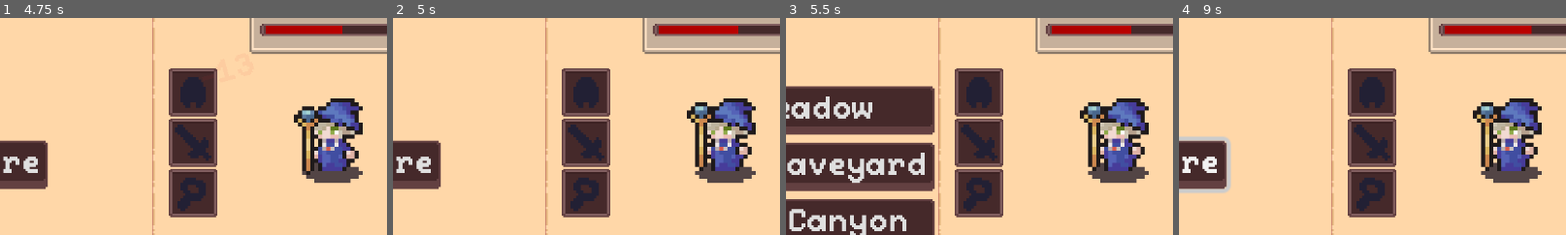
Above: before the commit, frames 1-4 (left to right).
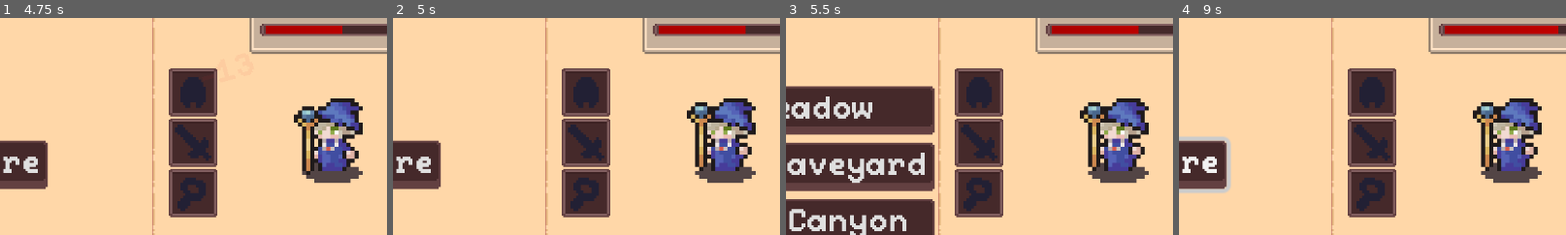
Above: after the commit, the same moments.

Repository: Blortlett/GodotIdle
Game: Godot game, scene res://Scenes/GuiNode.tscn
Same seed, same stepped clock (60 frames per second), same inputs: the game is played once before the commit and once after it.
Inputs (mouse positions are % of the whole screen's width and height, from its top left):
- Up to frame 1 (4.75 s): click "Explore" at 0.5 s; click "Sunny Meadow" at 1.25 s; click "Home" at 2 s; click "Explore" at 2.75 s; click "Decrepit Graveyard" at 3.5 s; click "Home" at 4.25 s
- Up to frame 2 (5 s): no input
- Up to frame 3 (5.5 s): click "Explore" at 5 s
- Up to frame 4 (9 s): click "Botomless Canyon" at 5.75 s; click "Home" at 6.5 s; move the mouse to (72, 45) at 7.27 s; click (72, 45) at 7.42 s; drag from (30, 55) to (45, 70) at 8.02 s; move the mouse to (60, 28) at 8.77 s; click (60, 28) at 8.92 s
The pictures show only the part of the screen within x 30-80%, y 17-67%; the shares and areas given below are measured in that part.

Frame 1 is identical in both runs. In frame 2, less than 0.1% of the frame differs, in the area x 89-92%, y 3-8%; in frame 3, less than 0.1%; in frame 4, 0.3%, in the area x 90-98%, y 3-8%.

Commit message:
Character now has heal bonus at home

Diff:
--- a/Inventory/Items/Weapons/Bows/Bow.tres
+++ b/Inventory/Items/Weapons/Bows/Bow.tres
@@ -8,8 +8,8 @@
 name = ""
 texture = ExtResource("2_ac66k")
 ItemID = 1788
-mItemType = 0
-mArmorSlot = 0
+mItemType = 1
+mArmorSlot = 6
 DamageModifier = 0.0
 MagicDamageModifier = 0.0
 DefenseModifier = 0.0
--- a/Scripts/Managers/GameManager/scrGameManager.gd
+++ b/Scripts/Managers/GameManager/scrGameManager.gd
@@ -12,6 +12,9 @@
 		DestinationMenuState.new(self),
 		ExploringState.new(self)
 	]
+
+	for state in gameStates:
+		self.add_child(state)
 
 	ChangeState(gameStates[0])
 
@@ -30,6 +33,7 @@
 
 # Simplified state implementations
 class HomeState extends GameState:
+	@onready var mCombatManager: CombatManager = get_tree().get_root().get_node("Node/CombatManager")
 	func _init(manager: GameStateManager):
 		super(manager)
 		state_type = StateType.HOME
@@ -37,9 +41,11 @@
 	func EnterState() -> void:
 		print("Entered Home State")
 		# UI is handled by signal system
+		mCombatManager.IsHome = true;
 
 	func ExitState() -> void:
 		print("Exited Home State")
+		mCombatManager.IsHome = false;
 
 class DestinationMenuState extends GameState:
 	func _init(manager: GameStateManager):
--- a/Scripts/Managers/scrCombatManager.gd
+++ b/Scripts/Managers/scrCombatManager.gd
@@ -1,8 +1,9 @@
 extends Node
 
 class_name CombatManager;
-
 # Player healing
+@export var HomeHealMult: float = 5;
+var IsHome: bool = true;
 var CharacterHealValue: float = 1;
 var CharacterHealTimerMax: float = 1;
 var CharacterHealCurrentTimer: float = CharacterHealTimerMax;
@@ -50,7 +51,11 @@
 	if CharacterHealCurrentTimer <= 0:
 		# Heal player & apply health cap
 		var PlayerCharacter = mCharacterRegister.mActiveCharacter;
-		PlayerCharacter.CurrentHealth += CharacterHealValue;
+		if IsHome:
+			PlayerCharacter.CurrentHealth += CharacterHealValue * HomeHealMult;
+		else:
+			PlayerCharacter.CurrentHealth += CharacterHealValue;
+		# Clamp Character Health to max
 		if (PlayerCharacter.CurrentHealth > PlayerCharacter.Health):
 			PlayerCharacter.CurrentHealth = PlayerCharacter.Health;
 		#update health visual
